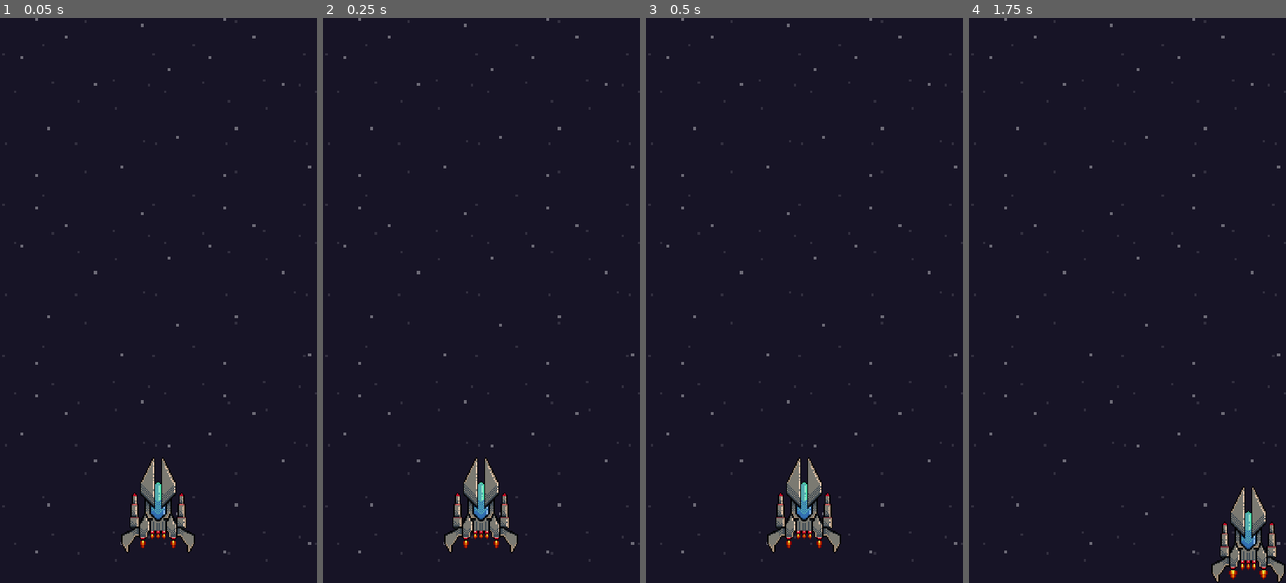
Above: before the commit, frames 1-4 (left to right).
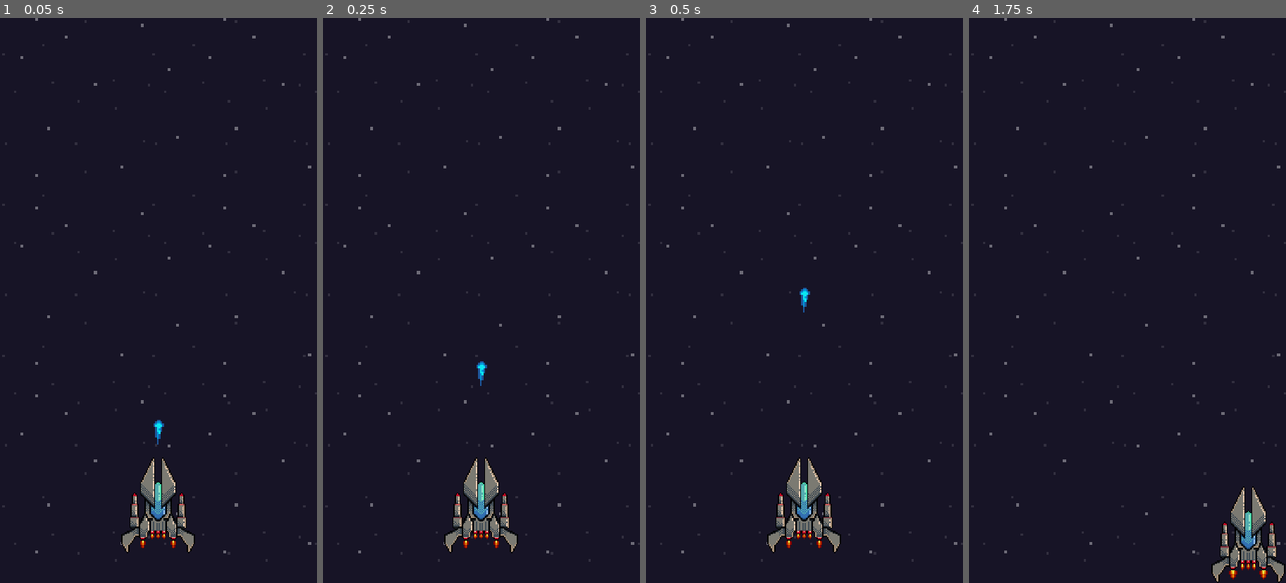
Above: after the commit, the same moments.

Repository: frv-dev/mining-space
Game: Godot game, scene res://modules/levels/main_level/MainLevel.tscn
Two runs of this game, one before a commit and one after it. Both use one fixed random seed, a clock stepped at 60 frames per second and the inputs below.
Inputs (mouse positions are in pixels of both pictures, inside the frame that each line leads up to):
- Up to frame 1 (0.05 s): no input
- Up to frame 2 (0.25 s): no input
- Up to frame 3 (0.5 s): no input
- Up to frame 4 (1.75 s): move the mouse to (1197, 272) at 0.52 s; hold Right (ui_right) 0.53-1.28 s; move the mouse to (1064, 328) at 1.27 s; hold Down (ui_down) from 1.28 s (still down)

The runs differ from the first frame. In frame 1, less than 0.1% of the frame differs, in the area x 48-52%, y 71-76%; in frame 2, less than 0.1%; in frame 3, less than 0.1%; in frame 4, nothing differs.

Commit message:
Shot scene ready

Diff:
--- a/modules/levels/main_level/MainLevel.tscn
+++ b/modules/levels/main_level/MainLevel.tscn
@@ -1,7 +1,8 @@
-[gd_scene load_steps=3 format=2]
+[gd_scene load_steps=4 format=2]
 
 [ext_resource path="res://modules/characters/player/ship/Ship.tscn" type="PackedScene" id=1]
-[ext_resource path="res://modules/backgrounds/deep_space/DeepSpace.tscn" type="PackedScene" id=2]
+[ext_resource path="res://modules/models/backgrounds/deep_space/DeepSpace.tscn" type="PackedScene" id=2]
+[ext_resource path="res://modules/models/shots/small-shot/SmallShot.tscn" type="PackedScene" id=3]
 
 [node name="MainLevel" type="Node2D"]
 
@@ -9,3 +10,6 @@
 
 [node name="Ship" parent="." instance=ExtResource( 1 )]
 position = Vector2( 540, 1700 )
+
+[node name="SmallShot" parent="." instance=ExtResource( 3 )]
+position = Vector2( 540, 1458 )
--- a/modules/backgrounds/deep_space/DeepSpace.tscn
+++ b/modules/models/backgrounds/deep_space/DeepSpace.tscn
@@ -1,9 +1,9 @@
 [gd_scene load_steps=12 format=2]
 
-[ext_resource path="res://modules/backgrounds/deep_space/assets/little-star.png" type="Texture" id=1]
-[ext_resource path="res://modules/backgrounds/deep_space/assets/big-star.png" type="Texture" id=2]
-[ext_resource path="res://modules/backgrounds/deep_space/assets/background-purple.png" type="Texture" id=3]
-[ext_resource path="res://modules/backgrounds/deep_space/scripts/BakcgroundDisplacement.gd" type="Script" id=4]
+[ext_resource path="res://modules/models/backgrounds/deep_space/scripts/BakcgroundDisplacement.gd" type="Script" id=1]
+[ext_resource path="res://modules/models/backgrounds/deep_space/assets/little-star.png" type="Texture" id=2]
+[ext_resource path="res://modules/models/backgrounds/deep_space/assets/background-purple.png" type="Texture" id=3]
+[ext_resource path="res://modules/models/backgrounds/deep_space/assets/big-star.png" type="Texture" id=4]
 
 [sub_resource type="TileSet" id=3]
 0/name = "background_purple"
@@ -40,7 +40,7 @@
 
 [sub_resource type="TileSet" id=6]
 1/name = "little_star"
-1/texture = ExtResource( 1 )
+1/texture = ExtResource( 2 )
 1/tex_offset = Vector2( 0, 0 )
 1/material = SubResource( 11 )
 1/modulate = Color( 1, 1, 1, 1 )
@@ -74,7 +74,7 @@
 
 [sub_resource type="TileSet" id=9]
 0/name = "big_star"
-0/texture = ExtResource( 2 )
+0/texture = ExtResource( 4 )
 0/tex_offset = Vector2( 0, 0 )
 0/material = SubResource( 13 )
 0/modulate = Color( 1, 1, 1, 1 )
@@ -102,11 +102,11 @@
 tile_set = SubResource( 6 )
 format = 1
 tile_data = PoolIntArray( -65538, 0, 0, -65537, 0, 0, -131072, 0, 0, -131071, 0, 0, -131070, 0, 0, -131069, 0, 0, -2, 0 …(549 unchanged characters)…
-script = ExtResource( 4 )
+script = ExtResource( 1 )
 
 [node name="BigStarTileMap" type="TileMap" parent="."]
 scale = Vector2( 10, 10 )
 tile_set = SubResource( 9 )
 format = 1
 tile_data = PoolIntArray( -1, 0, 0, -65536, 0, 0, -65535, 0, 0, -65534, 0, 0, 65535, 0, 0, 0, 0, 0, 1, 0, 0, 2, 0, 0, 1 …(234 unchanged characters)…
-script = ExtResource( 4 )
+script = ExtResource( 1 )
--- /dev/null
+++ b/modules/models/shots/small-shot/SmallShot.tscn
@@ -0,0 +1,70 @@
+[gd_scene load_steps=6 format=2]
+
+[ext_resource path="res://modules/models/shots/small-shot/assets/small-shot.png" type="Texture" id=1]
+[ext_resource path="res://modules/models/shots/small-shot/scripts/SmallShot.gd" type="Script" id=2]
+
+[sub_resource type="Animation" id=1]
+length = 0.001
+tracks/0/type = "value"
+tracks/0/path = NodePath("Sprite:frame")
+tracks/0/interp = 1
+tracks/0/loop_wrap = true
+tracks/0/imported = false
+tracks/0/enabled = true
+tracks/0/keys = {
+"times": PoolRealArray( 0 ),
+"transitions": PoolRealArray( 1 ),
+"update": 0,
+"values": [ 0 ]
+}
+
+[sub_resource type="Animation" id=2]
+resource_name = "moving"
+length = 0.2
+loop = true
+tracks/0/type = "value"
+tracks/0/path = NodePath("Sprite:frame")
+tracks/0/interp = 1
+tracks/0/loop_wrap = true
+tracks/0/imported = false
+tracks/0/enabled = true
+tracks/0/keys = {
+"times": PoolRealArray( 0, 0.1 ),
+"transitions": PoolRealArray( 1, 1 ),
+"update": 1,
+"values": [ 0, 1 ]
+}
+
+[sub_resource type="CapsuleShape2D" id=3]
+radius = 18.0
+height = 16.0
+
+[node name="SmallShot" type="Node2D"]
+script = ExtResource( 2 )
+__meta__ = {
+"_edit_group_": true
+}
+
+[node name="Sprite" type="Sprite" parent="."]
+scale = Vector2( 6, 6 )
+texture = ExtResource( 1 )
+hframes = 2
+
+[node name="AnimationPlayer" type="AnimationPlayer" parent="."]
+autoplay = "moving"
+anims/RESET = SubResource( 1 )
+anims/moving = SubResource( 2 )
+
+[node name="Area" type="Area2D" parent="."]
+collision_layer = 2
+collision_mask = 0
+
+[node name="CollisionShape" type="CollisionShape2D" parent="Area"]
+position = Vector2( 0, -17 )
+shape = SubResource( 3 )
+
+[node name="VisibilityNotifier" type="VisibilityNotifier2D" parent="."]
+position = Vector2( 0, -16 )
+scale = Vector2( 1.8, 2.6 )
+
+[connection signal="screen_exited" from="VisibilityNotifier" to="." method="_on_VisibilityNotifier_screen_exited"]
--- /dev/null
+++ b/modules/models/shots/small-shot/scripts/SmallShot.gd
@@ -0,0 +1,15 @@
+class_name SmallShot extends Node2D
+
+export (float) var speed := 1000.0
+
+
+func _ready() -> void:
+	pass
+
+
+func _process(delta: float) -> void:
+	translate(Vector2(0, - speed * delta))
+
+
+func _on_VisibilityNotifier_screen_exited() -> void:
+	queue_free()
--- a/project.godot
+++ b/project.godot
@@ -9,10 +9,10 @@
 config_version=4
 
 _global_script_classes=[ {
-"base": "TileMap",
+"base": "Reference",
 "class": "BackgroundDisplacement",
 "language": "GDScript",
-"path": "res://modules/backgrounds/deep_space/scripts/BakcgroundDisplacement.gd"
+"path": "res://modules/models/backgrounds/deep_space/scripts/BakcgroundDisplacement.gd"
 }, {
 "base": "Reference",
 "class": "ScreenSize",
@@ -23,11 +23,17 @@
 "class": "Ship",
 "language": "GDScript",
 "path": "res://modules/characters/player/ship/scripts/Ship.gd"
+}, {
+"base": "Node2D",
+"class": "SmallShot",
+"language": "GDScript",
+"path": "res://modules/models/shots/small-shot/scripts/SmallShot.gd"
 } ]
 _global_script_class_icons={
 "BackgroundDisplacement": "",
 "ScreenSize": "",
-"Ship": ""
+"Ship": "",
+"SmallShot": ""
 }
 
 [application]
@@ -52,6 +58,7 @@
 "pixel snap"=true
 snapping/use_gpu_pixel_snap=true
 stretch/aspect="keep_width"
+mouse=false
 
 [input]
 
@@ -98,6 +105,10 @@
 
 pointing/emulate_touch_from_mouse=true
 
+[layer_names]
+
+2d_physics/layer_2="shot"
+
 [physics]
 
 common/enable_pause_aware_picking=true
Renamed: assets/images/background-purple.png -> modules/models/backgrounds/deep_space/assets/background-purple.png
Not shown, added: modules/models/backgrounds/deep_space/assets/background-purple.png.import
Renamed: assets/images/big-star.png -> modules/models/backgrounds/deep_space/assets/big-star.png
Not shown, changed: modules/models/backgrounds/deep_space/assets/big-star.png.import
Renamed: assets/images/little-star.png -> modules/models/backgrounds/deep_space/assets/little-star.png
Not shown, changed: modules/models/backgrounds/deep_space/assets/little-star.png.import
Renamed: modules/backgrounds/deep_space/scripts/BakcgroundDisplacement.gd -> modules/models/backgrounds/deep_space/scripts/BakcgroundDisplacement.gd
Binary file added: modules/models/shots/small-shot/assets/small-shot.png
Not shown, changed: modules/models/shots/small-shot/assets/small-shot.png.import
